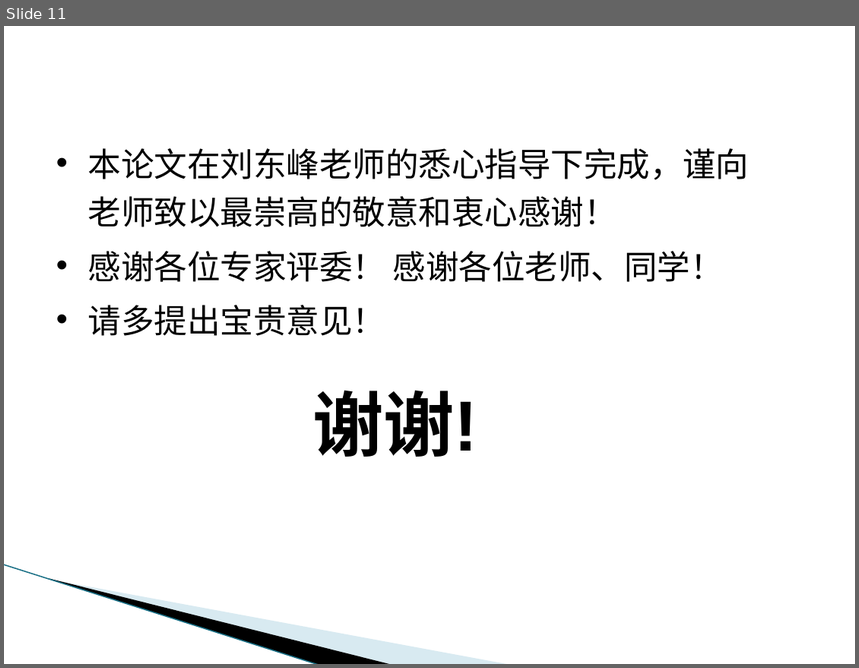
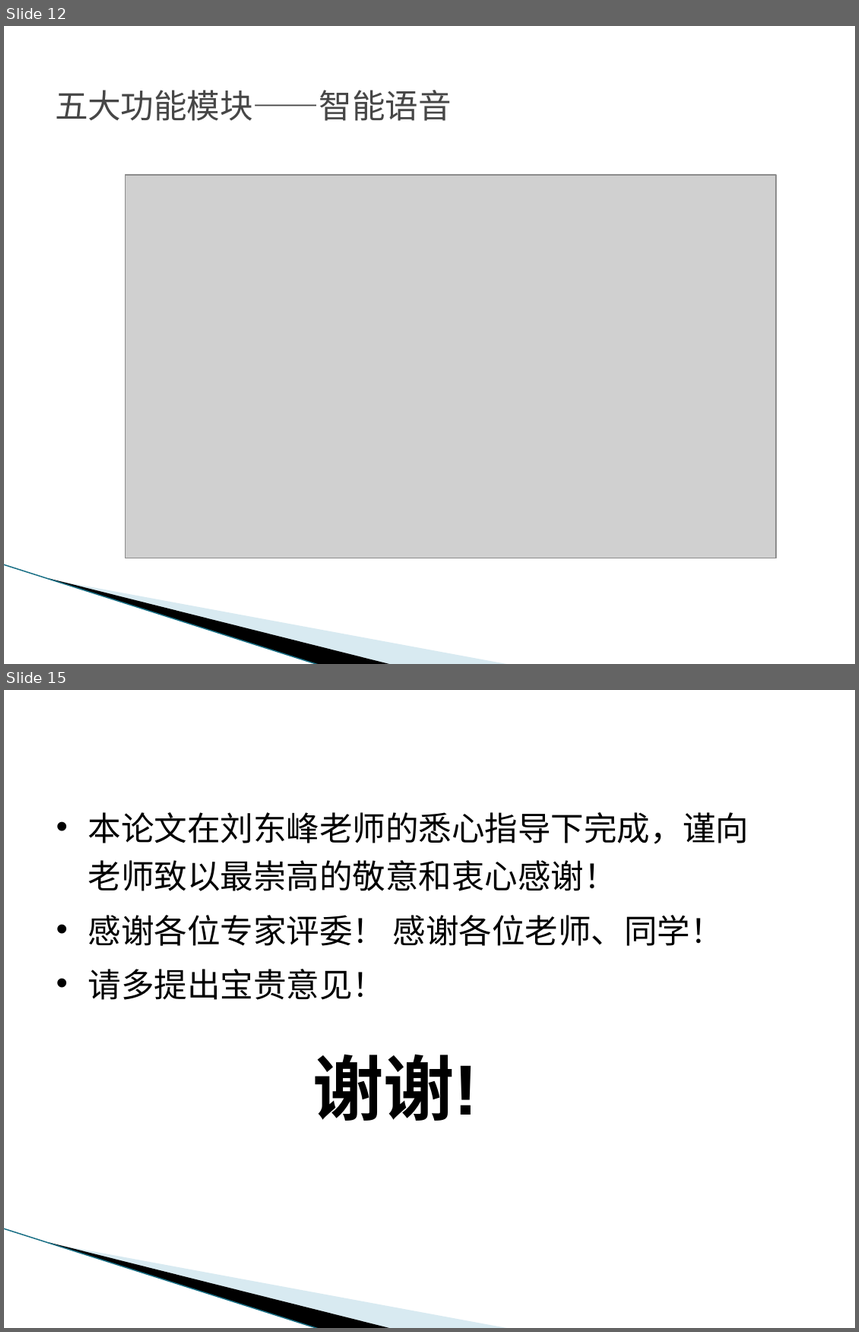
Before and after one commit to zxy15914507674/bishe, a slide deck: 张祥裕答辩PPT.pptx. Shown one above the other, each under a label of ours: slide 11 before the commit, slides 12 and 15 after it; the slides between them are not shown. The pictures are 859x668 and 859x1332 pixels, drawn with LibreOffice and Linux fonts; fonts in the diff are those of the drawing; grey boxes stand for pictures; background and template pictures are left out. Boxes give left, top, right and bottom in pixels: in the first picture for what was removed or moved away, otherwise in the second. Text is boxed around its words. In the diff, an @@ line names an element or a change of style, - is before the commit and + after.

Commit message:
智能语音模块和智能答疑模块完成

```diff
--- a/张祥裕答辩PPT.pptx
+++ b/张祥裕答辩PPT.pptx
@@ slide 12 added at <box>4,26,855,664</box>, background #FFFFFF; not listed: 3 template elements that a slide beside it also shows @@
@@ title added at <box>55,90,452,121</box>, 28 pt, text #464646 @@
+五大功能模块——智能语音
@@ picture added at <box>125,175,776,559</box> @@
@@ what was slide 11 is now slide 15 @@
```
Also in this commit, not shown: 2 slides changed, 3 other slides added.
